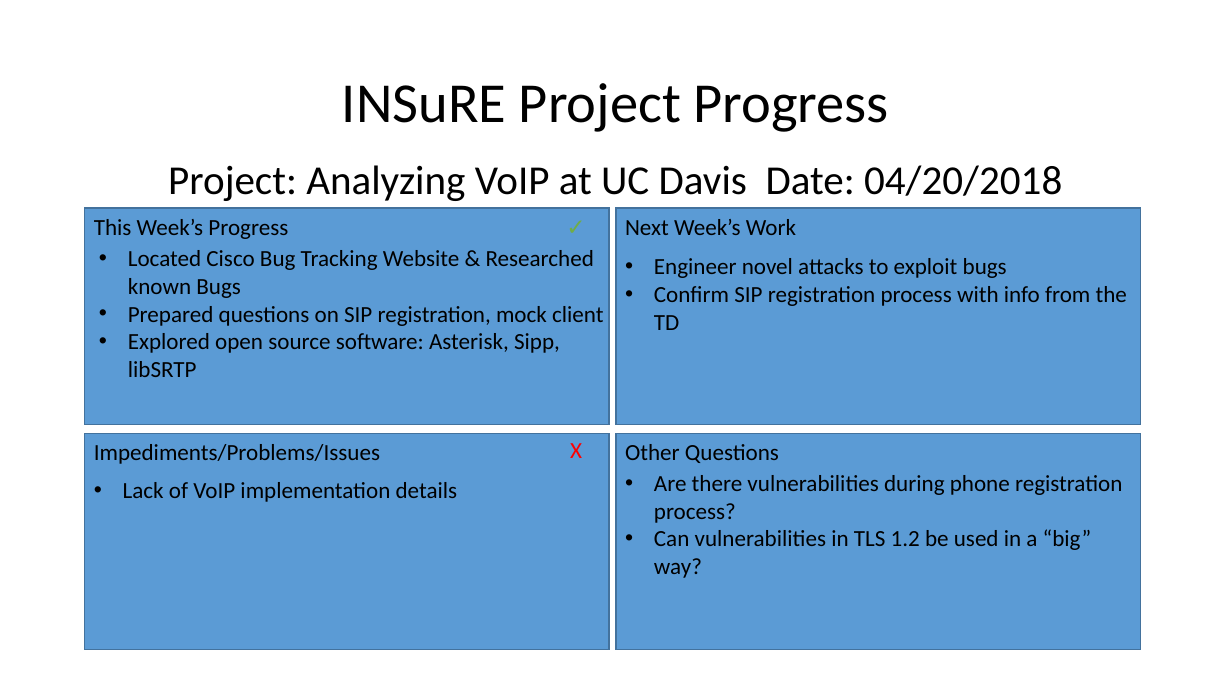
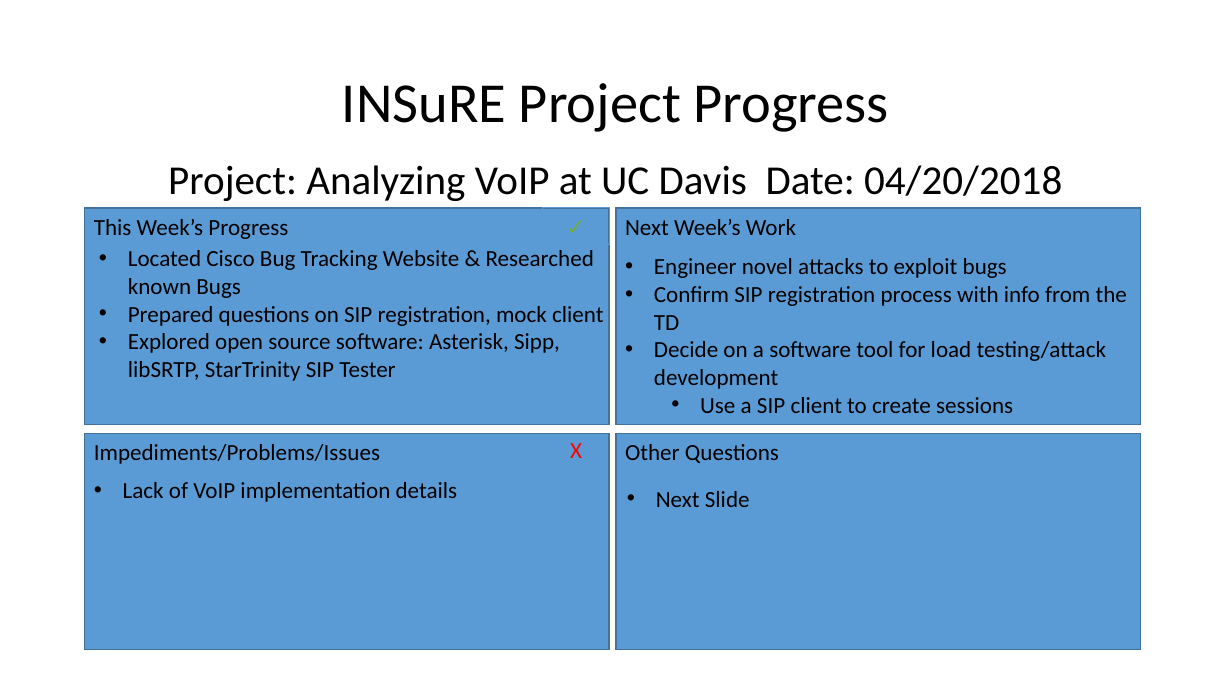
Before and after one commit to meongithub/ecs289M, a slide deck: slide 3 of weekly_dashboard/dashboard-04-20.pptx (slide 2 before the commit). Drawn at 1232x693 pixels with LibreOffice and Linux fonts; fonts in the diff are those of the drawing. Boxes give left, top, right and bottom in pixels: in the first picture for what was removed or moved away, otherwise in the second. Text is boxed around its words. In the diff, an @@ line names an element or a change of style, - is before the commit and + after.

```diff
--- a/weekly_dashboard/dashboard-04-20.pptx
+++ b/weekly_dashboard/dashboard-04-20.pptx
@@ text at <box>128,333,560,381</box>: text changed @@
-• Explored open source software: Asterisk, Sipp, libSRTP
+• Explored open source software: Asterisk, Sipp, libSRTP, StarTrinity SIP Tester
@@ text at <box>654,341,1106,413</box>: paragraphs added @@
+• Decide on a software tool for load testing/attack development
+  • Use a SIP client to create sessions
@@ text removed at <box>654,475,1122,578</box> @@
-• Are there vulnerabilities during phone registration process?
-• Can vulnerabilities in TLS 1.2 be used in a “big” way?
@@ text added at <box>656,491,750,507</box>, 18 pt, text #000000 @@
+• Next Slide
```
Also in this commit, not shown: 2 other slides changed, 1 slide added, 1 other file.
